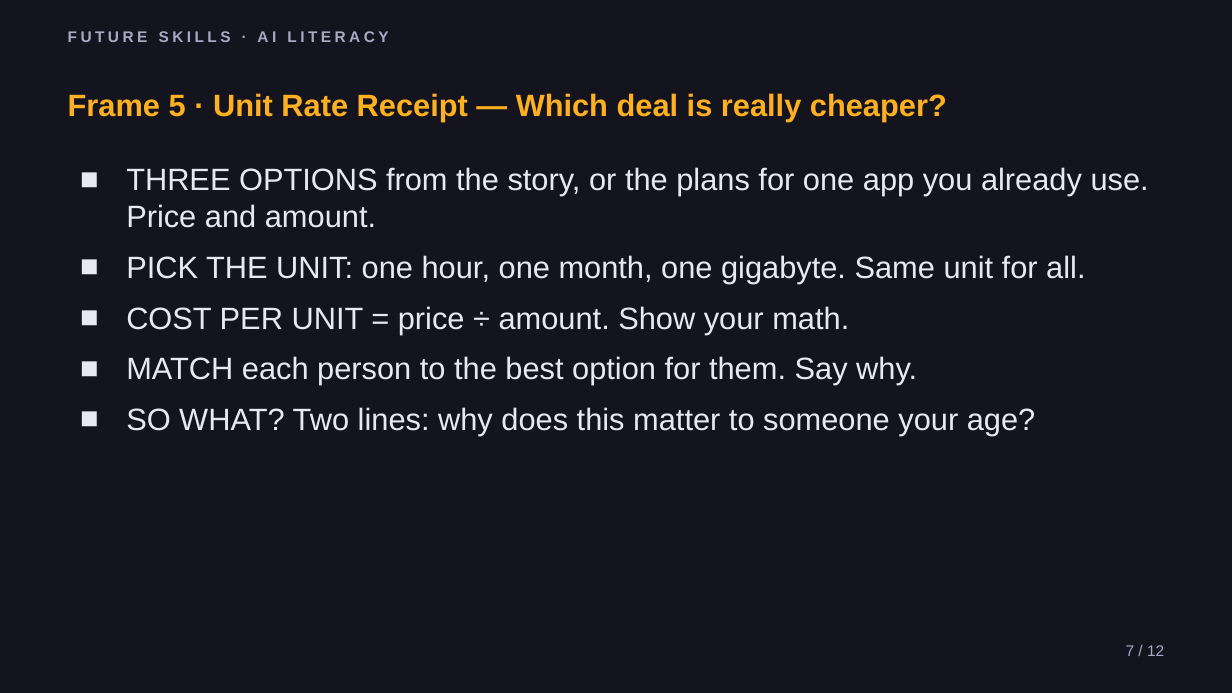
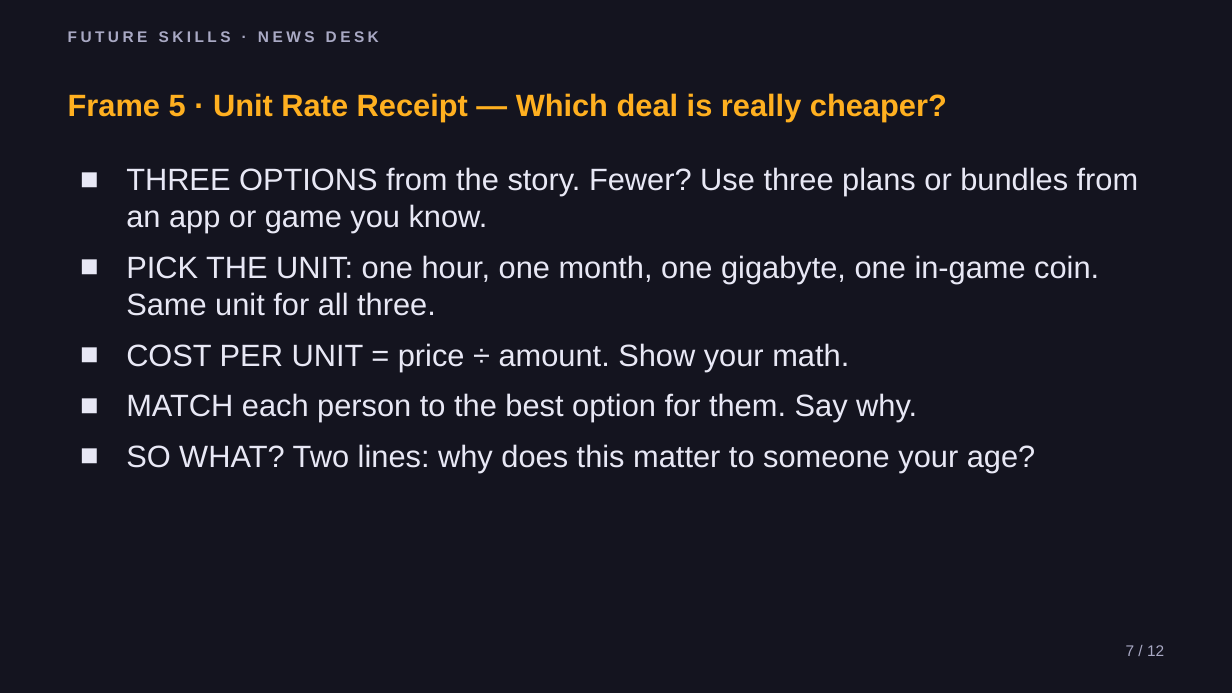
Before and after one commit to phiunit/tptphi, a slide deck: slide 7 of products/news-desk-frames/dist/News Desk - Slides.pptx. Drawn at 1232x693 pixels with LibreOffice and Linux fonts; fonts in the diff are those of the drawing. Boxes give left, top, right and bottom in pixels: in the first picture for what was removed or moved away, otherwise in the second. Text is boxed around its words. In the diff, an @@ line names an element or a change of style, - is before the commit and + after.

```diff
--- a/products/news-desk-frames/dist/News Desk - Slides.pptx
+++ b/products/news-desk-frames/dist/News Desk - Slides.pptx
@@ text at [68, 31, 379, 42]: text changed @@
-FUTURE SKILLS · AI LITERACY
+FUTURE SKILLS · NEWS DESK
@@ text at [126, 167, 1139, 316]: text changed @@
-■ THREE OPTIONS from the story, or the plans for one app you already use. Price and amount.
-■ PICK THE UNIT: one hour, one month, one gigabyte. Same unit for all.
+■ THREE OPTIONS from the story. Fewer? Use three plans or bundles from an app or game you know.
+■ PICK THE UNIT: one hour, one month, one gigabyte, one in-game coin. Same unit for all three.
```
Also in this commit, not shown: 11 other slides changed, 58 other files.
